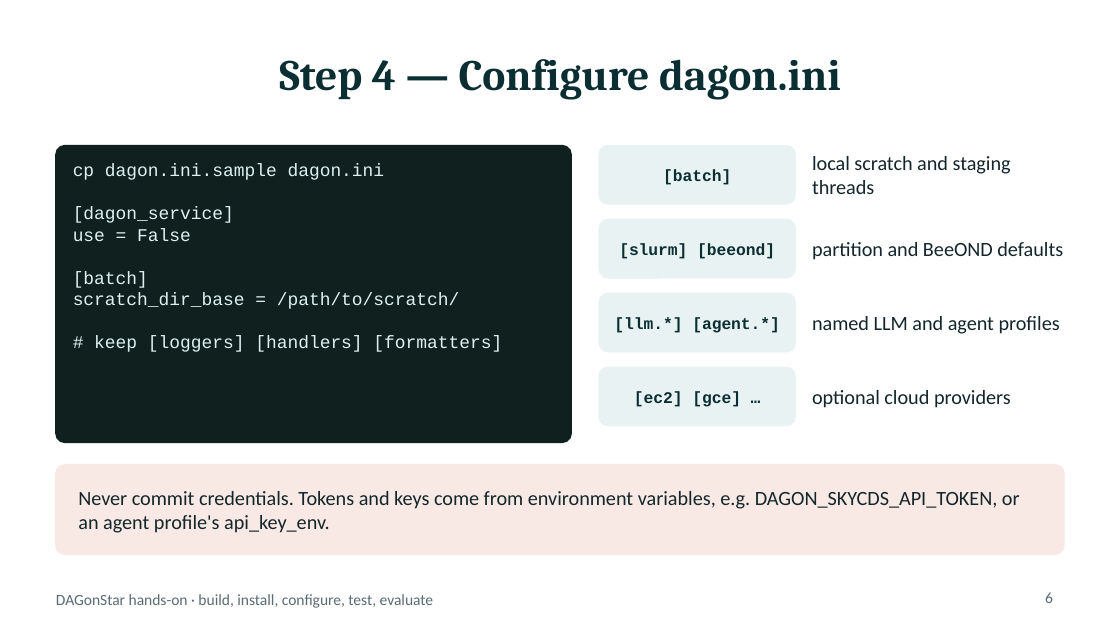
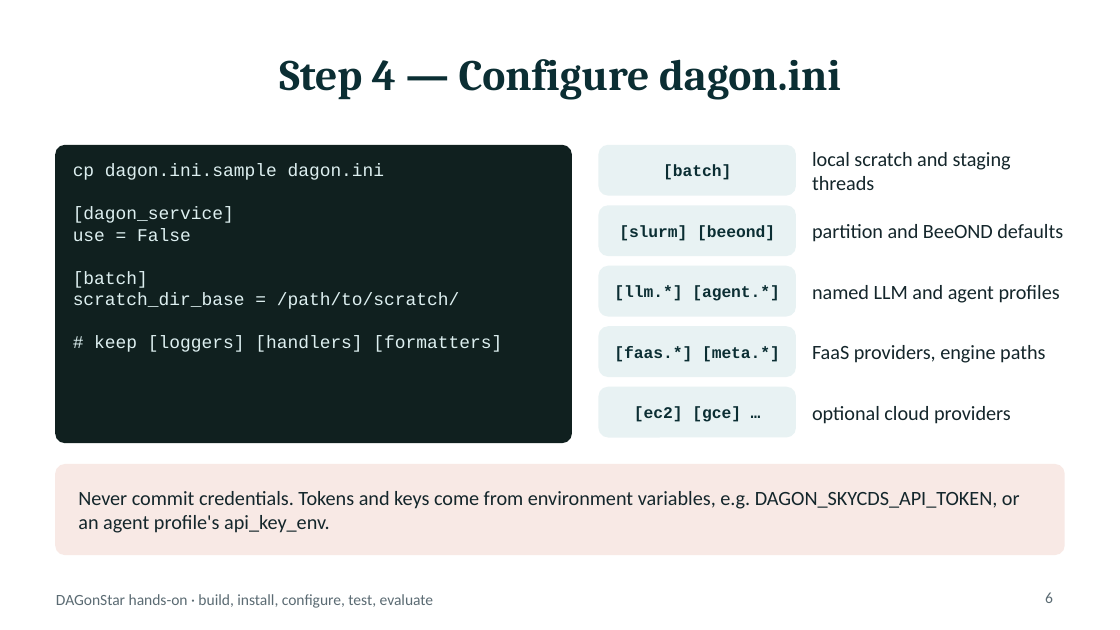
Before and after one commit to DagOnStar/dagonstar, a slide deck: slide 6 of docs/presentations/dagonstar_tutorial.pptx. Drawn at 1120x630 pixels with LibreOffice and Linux fonts; fonts in the diff are those of the drawing. Boxes give left, top, right and bottom in pixels: in the first picture for what was removed or moved away, otherwise in the second. Text is boxed around its words. In the diff, an @@ line names an element or a change of style, - is before the commit and + after.

```diff
--- a/docs/presentations/dagonstar_tutorial.pptx
+++ b/docs/presentations/dagonstar_tutorial.pptx
@@ text "[batch]": place and size @@
-text "[batch]" at box(663, 169, 731, 185)
+text "[batch]" at box(663, 164, 731, 180)
@@ rounded rectangle: place and size @@
-rounded rectangle at box(599, 146, 795, 204)
+rounded rectangle at box(599, 146, 795, 195)
@@ text "local scratch and staging threads": place and size @@
-text "local scratch and staging threads" at box(812, 156, 1011, 194)
+text "local scratch and staging threads" at box(812, 152, 1011, 190)
@@ text "[slurm] [beeond]": place and size @@
-text "[slurm] [beeond]" at box(619, 243, 775, 259)
+text "[slurm] [beeond]" at box(619, 225, 775, 241)
@@ rounded rectangle: place and size @@
-rounded rectangle at box(599, 220, 795, 278)
+rounded rectangle at box(599, 206, 795, 255)
@@ text "partition and BeeOND defaults": place and size @@
-text "partition and BeeOND defaults" at box(812, 242, 1063, 260)
+text "partition and BeeOND defaults" at box(812, 224, 1063, 242)
@@ text "[llm.*] [agent.*]": place and size @@
-text "[llm.*] [agent.*]" at box(614, 317, 780, 333)
+text "[llm.*] [agent.*]" at box(614, 285, 780, 301)
@@ rounded rectangle added at box(599, 267, 795, 316), fill #E8F2F3, outline #E8F2F3 1 pt @@
@@ text "named LLM and agent profiles": place and size @@
-text "named LLM and agent profiles" at box(812, 316, 1060, 334)
+text "named LLM and agent profiles" at box(812, 285, 1060, 303)
@@ proportions changed in 4 elements at box(599, 146, 795, 195), box(599, 388, 795, 437), box(599, 206, 795, 255), box(599, 327, 795, 376) @@
@@ rounded rectangle: place and size @@
-rounded rectangle at box(599, 293, 795, 352)
+rounded rectangle at box(599, 327, 795, 376)
@@ text added at box(614, 346, 780, 362), 10.5 pt, text #0B2E33, bold @@
+[faas.*] [meta.*]
@@ text added at box(812, 345, 1045, 363), 13 pt, text #14262B @@
+FaaS providers, engine paths
@@ text "[ec2] [gce] …": place and size @@
-text "[ec2] [gce] …" at box(634, 391, 741, 407)
+text "[ec2] [gce] …" at box(634, 406, 741, 422)
@@ rounded rectangle: place and size @@
-rounded rectangle at box(599, 367, 795, 426)
+rounded rectangle at box(599, 388, 795, 437)
@@ text "optional cloud providers": place and size @@
-text "optional cloud providers" at box(812, 390, 1011, 408)
+text "optional cloud providers" at box(812, 406, 1011, 424)
```
Also in this commit, not shown: 6 other slides changed, 1 slide added, 3 other files.
